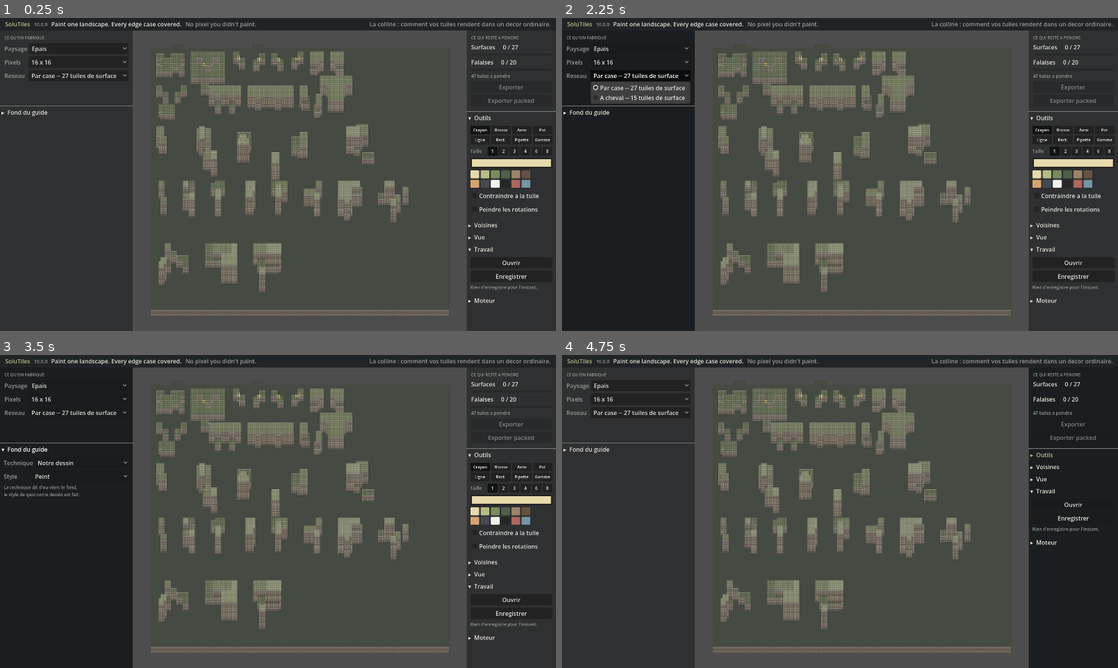
Above: before the commit, frames 1-4 (two rows, left to right).
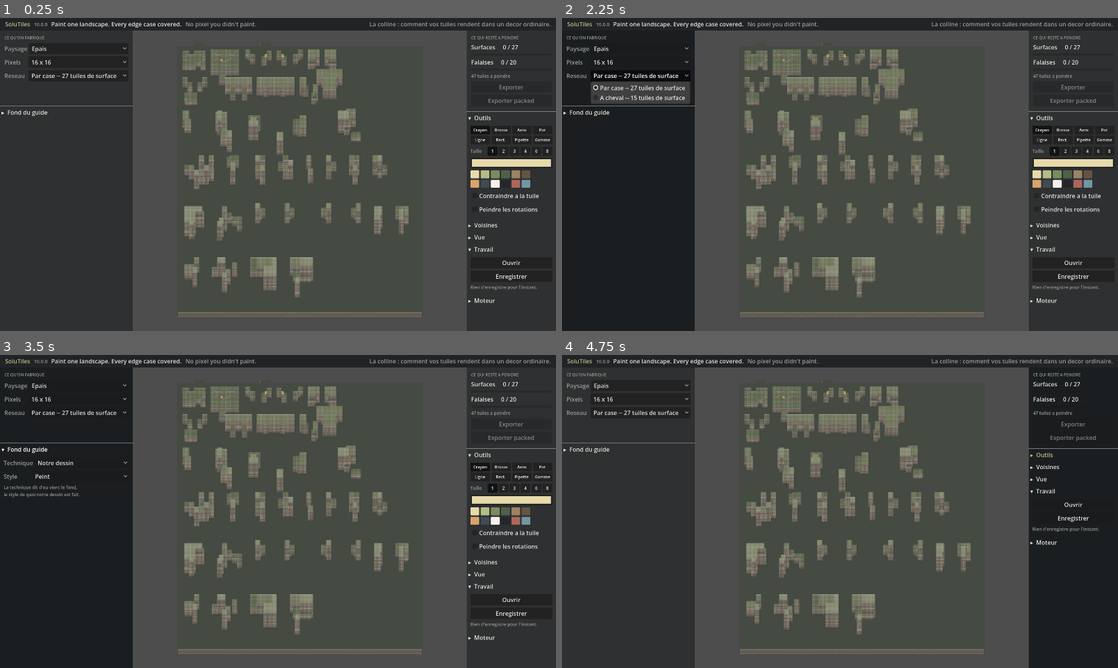
Above: after the commit, the same moments.

Repository: darref/MarchingSquares
Game: Godot game, scene res://ui/editor.tscn
Two runs of this game, one before a commit and one after it. Both use one fixed random seed, a clock stepped at 60 frames per second and the inputs below.
Inputs:
- Up to frame 1 (0.25 s): no input
- Up to frame 2 (2.25 s): click "Epais" at 0.5 s; click "16 x 16" at 1.25 s; click "Par case -- 27 tuiles de surf…" at 2 s
- Up to frame 3 (3.5 s): click "▸ Fond du guide" at 2.75 s
- Up to frame 4 (4.75 s): click "▾ Fond du guide" at 3.5 s; click "▾ Outils" at 4.25 s

The runs differ from the first frame. In frame 1, 12% of the frame differs, in the area x 27-81%, y 8-96%; in frame 2, 12%; in frame 3, 12%; in frame 4, 12%.

Commit message:
Le guide porte les 69 cles du vocabulaire ferme -- 69 sur 69
Vingt-quatre mille battues n'avaient rendu que neuf des treize cles qui
manquaient. Les quatre dernieres ont ete CONSTRUITES, et elles sont toutes de la
meme famille -- une fois la regle comprise, elles sont tombees du premier coup.

  CE QUE `ERGOT_NW` VEUT VRAIMENT DIRE

« Ma voisine du NORD ne trace pas son cote OUEST. » Ce n'est pas la diagonale
qu'on interroge, c'est la CARDINALE -- et elle se tait quand son propre `BORD_W`
est pose, c'est-a-dire quand une FACE couvre mon coin nord-ouest.

Une face qui couvre le coin nord-ouest, ca se dessine : une levre a un etage plus
haut, quatre rangees au nord, dont la chute traverse la colonne d'a cote. Le
meme accident que celui qui avait rendu `1095` a la battue.

  ET LA CHUTE DIT LEQUEL DES DEUX ON OBTIENT

  chute de 6 (levre a l'etage 3)  ->  elle couvre le coin ET la voisine
                                      donc `LIP_ALONE_W` s'eteint : cle 1345
  chute de 3 (levre a l'etage 2)  ->  elle couvre le coin SEULEMENT
                                      donc `LIP_ALONE_W` reste : cle 67110209

Miroir exact a l'est pour `s5` : 2565 et 33556997. Quatre reliefs, zero case
fine, quatre cles rendues -- verifiees ensuite dans le CHAMP DE PLAINE ou le
guide les pose, parce que la decoupe ment.

  MESURE

  guide            65 cles sur 69  ->  69 sur 69, COMPLET
  guide            152x140 -> 152x171   (20 blocs de reserve au lieu de 11)
  echelle          : 26 couples sur 26, les six invariants
  suite du produit : 677 verifications, 0 echec

⚠ ET LE PRODUIT N'EST PAS ENCORE PORTE. `Families` rend toujours les silhouettes,
donc le compteur annonce toujours 47. Le socle, lui, ne bouge plus : la forme est
fermee a 69 cles, controlee a zero cle hors forme, et le guide les porte toutes.

Co-Authored-By: Claude Opus 5 <noreply@anthropic.com>
Claude-Session: https://claude.ai/code/session_01CR3kBasX3QMYT9uVzmtFt2

Diff:
--- a/core/brink_witnesses.gd
+++ b/core/brink_witnesses.gd
@@ -10,29 +10,59 @@
 ## tout ce qui prechargeait le fichier tombe avec lui, sans erreur claire.
 const BLOCKS: Array = [
 	[
-		"00000000",
-		"00000000",
-		"00222000",
-		"00222000",
-		"00222000",
-		"00000000",
-		"00000000",
-		"00000000",
-		"00000000",
-		"00000000",
-		"00022200",
-		"00022200",
-		"00022200",
-		"00000000",
-		"00000000",
-		"00000000",
-		"00000000",
-		"00000000",
-		"00000000",
-		"00000000",
-		"00000000",
-		"00000000",
-		"00000000",
+		"0000000000000000000000",
+		"0000000000000000000000",
+		"0000000000022200022200",
+		"0000000000022200022200",
+		"0000000000022200022200",
+		"0000000000000000000000",
+		"0000000000000000000000",
+		"0000000000000000000000",
+		"0011122200000133300000",
+		"0011122200000133322200",
+		"0011122200000133322200",
+		"0000011133322200022200",
+		"0000011133322200000000",
+		"0000011133322200000000",
+		"0000000000000000000000",
+		"0000000000000000000000",
+		"0000000000000000000000",
+		"0000000000000000000000",
+		"0000000000000000000000",
+		"0000000000000000000000",
+		"0000000000000000000000",
+		"0000000000000000000000",
+		"0000000000000000000000",
+		"0000000000000000000000",
+		"0000000000000000000000",
+		"0000000000000000000000",
+		"0000000000000000000000",
+	],
+	[
+		"0000000000000",
+		"0000000000000",
+		"0000111110000",
+		"0011111110000",
+		"0011111110000",
+		"0011111110000",
+		"0011333110000",
+		"0000333000000",
+		"0000333000000",
+		"0000333000000",
+		"0000333000000",
+		"0000000000000",
+		"0000000000000",
+		"0000000000000",
+		"0000000000000",
+		"0000000000000",
+		"0000000000000",
+		"0000000000000",
+		"0000000000000",
+		"0000000000000",
+		"0000000000000",
+		"0000000000000",
+		"0000000000000",
+		"0000000000000",
 	],
 	[
 		"0000000000",
@@ -63,91 +93,120 @@
 	[
 		"0000000000000",
 		"0000000000000",
-		"0000111110000",
-		"0011111110000",
-		"0011111110000",
-		"0011111110000",
-		"0011333110000",
-		"0000333000000",
-		"0000333000000",
-		"0000333000000",
-		"0000333000000",
-		"0000000000000",
-		"0000000000000",
-		"0000000000000",
-		"0000000000000",
-		"0000000000000",
-		"0000000000000",
-		"0000000000000",
-		"0000000000000",
-		"0000000000000",
-		"0000000000000",
-		"0000000000000",
-		"0000000000000",
-		"0000000000000",
-	],
-	[
-		"000000000",
-		"000000000",
-		"003333300",
-		"003333300",
-		"003333300",
-		"003333300",
-		"003333300",
-		"003333000",
-		"003333000",
-		"003333000",
-		"000000000",
-		"000000000",
-		"000000000",
-		"000000000",
-		"000000000",
-		"000000000",
-		"000000000",
-		"000000000",
-		"000000000",
-		"000000000",
-		"000000000",
-		"000000000",
-		"000000000",
-	],
-	[
-		"000000000000",
-		"000000000000",
-		"001122222200",
-		"001122222200",
-		"001133322200",
-		"001133322200",
-		"001133322200",
-		"000033300000",
-		"000033300000",
-		"000033300000",
-		"000000000000",
-		"000000000000",
-		"000000000000",
-		"000000000000",
-		"000000000000",
-		"000000000000",
-		"000000000000",
-		"000000000000",
-		"000000000000",
-		"000000000000",
-		"000000000000",
-		"000000000000",
-		"000000000000",
-	],
-	[
-		"0000000000000",
-		"0000000000000",
-		"0000000022200",
-		"0000000022200",
-		"0000000022200",
-		"0000000000000",
-		"0022222200000",
-		"0022222200000",
-		"0022222333000",
-		"0000000333000",
-		"0000000333000",
+		"0000011100000",
+		"0000011100000",
+		"0000011100000",
+		"0000000033300",
+		"0011100033300",
+		"0011100033300",
+		"0011122211100",
+		"0000022211100",
+		"0000022211100",
+		"0000000000000",
+		"0000000000000",
+		"0000000000000",
+		"0000000000000",
+		"0000000000000",
+		"0000000000000",
+		"0000000000000",
+		"0000000000000",
+		"0000000000000",
+		"0000000000000",
+		"0000000000000",
+		"0000000000000",
+		"0000000000000",
+	],
+	[
+		"00000000",
+		"00000000",
+		"00222000",
+		"00222000",
+		"00222000",
+		"00000000",
+		"00000000",
+		"00000000",
+		"00000000",
+		"00000000",
+		"00022200",
+		"00022200",
+		"00022200",
+		"00000000",
+		"00000000",
+		"00000000",
+		"00000000",
+		"00000000",
+		"00000000",
+		"00000000",
+		"00000000",
+		"00000000",
+		"00000000",
+	],
+	[
+		"0000000000",
+		"0000000000",
+		"0033300000",
+		"0033300000",
+		"0033300000",
+		"0000000000",
+		"0000011100",
+		"0000011100",
+		"0022211100",
+		"0022200000",
+		"0022200000",
+		"0000000000",
+		"0000000000",
+		"0000000000",
+		"0000000000",
+		"0000000000",
+		"0000000000",
+		"0000000000",
+		"0000000000",
+		"0000000000",
+		"0000000000",
+		"0000000000",
+		"0000000000",
+		"0000000000",
+	],
+	[
+		"0000000000",
+		"0000000000",
+		"0022211100",
+		"0022211100",
+		"0022211100",
+		"0022200000",
+		"0022200000",
+		"0022200000",
+		"0000333100",
+		"0000333100",
+		"0000333100",
+		"0000000000",
+		"0000000000",
+		"0000000000",
+		"0000000000",
+		"0000000000",
+		"0000000000",
+		"0000000000",
+		"0000000000",
+		"0000000000",
+		"0000000000",
+		"0000000000",
+		"0000000000",
+		"0000000000",
+	],
+	[
+		"0000000000000",
+		"0000000000000",
+		"0022233300000",
+		"0022233300000",
+		"0022233300000",
+		"0000000000000",
+		"0000000000000",
+		"0000000000000",
+		"0011100011100",
+		"0011100011100",
+		"0011111111100",
+		"0000011100000",
+		"0000011100000",
 		"0000000000000",
 		"0000000000000",
 		"0000000000000",
@@ -189,6 +248,167 @@
 		"0000000000000000",
 		"0000000000000000",
 		"0000000000000000",
+	],
+	[
+		"0000000000000000000",
+		"0000000000000000000",
+		"0000022200000000000",
+		"0000022200000000000",
+		"0000022200000000000",
+		"0000000000000000000",
+		"0000000011100000000",
+		"0000000011100000000",
+		"0000000011111111100",
+		"0003330000011111100",
+		"0003330000011111100",
+		"0033331100000011100",
+		"0033311100000011100",
+		"0033311100000011100",
+		"0000000000000000000",
+		"0000000000000000000",
+		"0000000000000000000",
+		"0000000000000000000",
+		"0000000000000000000",
+		"0000000000000000000",
+		"0000000000000000000",
+		"0000000000000000000",
+		"0000000000000000000",
+		"0000000000000000000",
+		"0000000000000000000",
+		"0000000000000000000",
+		"0000000000000000000",
+	],
+	[
+		"..333.........",
+		"..333.........",
+		"..333.........",
+		".....111......",
+		".....111......",
+		".....111......",
+		"..1111........",
+		"..111.........",
+		"..111.........",
+		"..............",
+		"..............",
+		"..............",
+	],
+	[
+		"..222.........",
+		"..222.........",
+		"..222.........",
+		".....111......",
+		".....111......",
+		".....111......",
+		"..1111........",
+		"..111.........",
+		"..111.........",
+		"..............",
+		"..............",
+		"..............",
+	],
+	[
+		".........333..",
+		".........333..",
+		".........333..",
+		"......111.....",
+		"......111.....",
+		"......111.....",
+		"........1111..",
+		".........111..",
+		".........111..",
+		"..............",
+		"..............",
+		"..............",
+	],
+	[
+		".........222..",
+		".........222..",
+		".........222..",
+		"......111.....",
+		"......111.....",
+		"......111.....",
+		"........1111..",
+		".........111..",
+		".........111..",
+		"..............",
+		"..............",
+		"..............",
+	],
+	[
+		"000000000",
+		"000000000",
+		"003333300",
+		"003333300",
+		"003333300",
+		"003333300",
+		"003333300",
+		"003333000",
+		"003333000",
+		"003333000",
+		"000000000",
+		"000000000",
+		"000000000",
+		"000000000",
+		"000000000",
+		"000000000",
+		"000000000",
+		"000000000",
+		"000000000",
+		"000000000",
+		"000000000",
+		"000000000",
+		"000000000",
+	],
+	[
+		"000000000000",
+		"000000000000",
+		"001122222200",
+		"001122222200",
+		"001133322200",
+		"001133322200",
+		"001133322200",
+		"000033300000",
+		"000033300000",
+		"000033300000",
+		"000000000000",
+		"000000000000",
+		"000000000000",
+		"000000000000",
+		"000000000000",
+		"000000000000",
+		"000000000000",
+		"000000000000",
+		"000000000000",
+		"000000000000",
+		"000000000000",
+		"000000000000",
+		"000000000000",
+	],
+	[
+		"0000000000000",
+		"0000000000000",
+		"0000000022200",
+		"0000000022200",
+		"0000000022200",
+		"0000000000000",
+		"0022222200000",
+		"0022222200000",
+		"0022222333000",
+		"0000000333000",
+		"0000000333000",
+		"0000000000000",
+		"0000000000000",
+		"0000000000000",
+		"0000000000000",
+		"0000000000000",
+		"0000000000000",
+		"0000000000000",
+		"0000000000000",
+		"0000000000000",
+		"0000000000000",
+		"0000000000000",
+		"0000000000000",
+		"0000000000000",
 	],
 	[
 		"0000000000000000000",
@@ -220,35 +440,6 @@
 		"0000000000000000000",
 	],
 	[
-		"0000000000000000000",
-		"0000000000000000000",
-		"0000022200000000000",
-		"0000022200000000000",
-		"0000022200000000000",
-		"0000000000000000000",
-		"0000000011100000000",
-		"0000000011100000000",
-		"0000000011111111100",
-		"0003330000011111100",
-		"0003330000011111100",
-		"0033331100000011100",
-		"0033311100000011100",
-		"0033311100000011100",
-		"0000000000000000000",
-		"0000000000000000000",
-		"0000000000000000000",
-		"0000000000000000000",
-		"0000000000000000000",
-		"0000000000000000000",
-		"0000000000000000000",
-		"0000000000000000000",
-		"0000000000000000000",
-		"0000000000000000000",
-		"0000000000000000000",
-		"0000000000000000000",
-		"0000000000000000000",
-	],
-	[
 		"00000000000000000000",
 		"00000000000000000000",
 		"00111122222222233300",
@@ -313,15 +504,24 @@
 
 ## Ce que chaque bloc porte : `x, y, cle`, en coordonnees du bloc.
 const CARRIES: Array = [
+	[Vector3i(14, 8, 20), Vector3i(9, 11, 84), Vector3i(10, 11, 80), Vector3i(14, 9, 23), Vector3i(9, 12, 215), Vector3i(10, 12, 209), Vector3i(14, 10, 7), Vector3i(9, 13, 199), Vector3i(10, 13, 193), Vector3i(13, 8, 262676), Vector3i(16, 8, 336), Vector3i(8, 12, 535), Vector3i(16, 9, 2261), Vector3i(12, 11, 262228), Vector3i(19, 9, 262224), Vector3i(14, 10, 67109063), Vector3i(16, 10, 33554631), Vector3i(7, 11, 213), Vector3i(10, 11, 2097236), Vector3i(13, 11, 1361), Vector3i(8, 13, 519), Vector3i(13, 12, 465), Vector3i(13, 13, 449), Vector3i(8, 11, 532), Vector3i(13, 11, 4194640), Vector3i(16, 9, 524497)],
+	[Vector3i(4, 3, 87), Vector3i(4, 10, 1048583), Vector3i(6, 10, 524481), Vector3i(4, 6, 16777236), Vector3i(6, 6, 8388688)],
+	[Vector3i(2, 8, 262164), Vector3i(3, 8, 1111), Vector3i(5, 8, 6291540), Vector3i(5, 8, 2097172)],
+	[Vector3i(4, 8, 33556677), Vector3i(5, 8, 17039380), Vector3i(7, 8, 262480)],
 	[Vector3i(5, 10, 4194384), Vector3i(3, 11, 1048599)],
-	[Vector3i(5, 8, 6291540), Vector3i(5, 8, 2097172)],
-	[Vector3i(4, 6, 16777236), Vector3i(6, 6, 8388688)],
+	[Vector3i(5, 8, 67109959), Vector3i(4, 8, 8650832)],
+	[Vector3i(4, 8, 2581), Vector3i(4, 4, 8388817)],
+	[Vector3i(4, 10, 2245), Vector3i(8, 10, 1095)],
+	[Vector3i(8, 10, 67109313), Vector3i(8, 8, 8913105)],
+	[Vector3i(10, 8, 33554629), Vector3i(5, 11, 67633345)],
+	[Vector3i(5, 6, 1345)],
+	[Vector3i(5, 6, 67110209)],
+	[Vector3i(8, 6, 2565)],
+	[Vector3i(8, 6, 33556997)],
 	[Vector3i(6, 6, 67109057)],
-	[Vector3i(6, 6, 8388817)],
+	[Vector3i(4, 6, 16777239)],
 	[Vector3i(7, 8, 18874388)],
-	[Vector3i(8, 8, 8913105)],
 	[Vector3i(10, 11, 12582992)],
-	[Vector3i(5, 11, 67633345)],
 	[Vector3i(10, 10, 17825815)],
 	[Vector3i(4, 13, 34603015)],
 ]
--- a/tools/build_epais.gd
+++ b/tools/build_epais.gd
@@ -37,7 +37,7 @@
 ## falaise, et une robe hors du cadre est une tuile impeignable. Sept rangees -- une chute de
 ## trois, plus le liseré de vide que chaque relief doit declarer.
 const FOOTER: int = 7
-const HEIGHT: int = 140
+const HEIGHT: int = 171
 const OUT_PATH: String = "res://guides/epais.txt"
 
 var _levels: Array = []
Not shown, changed: guides/epais.txt
